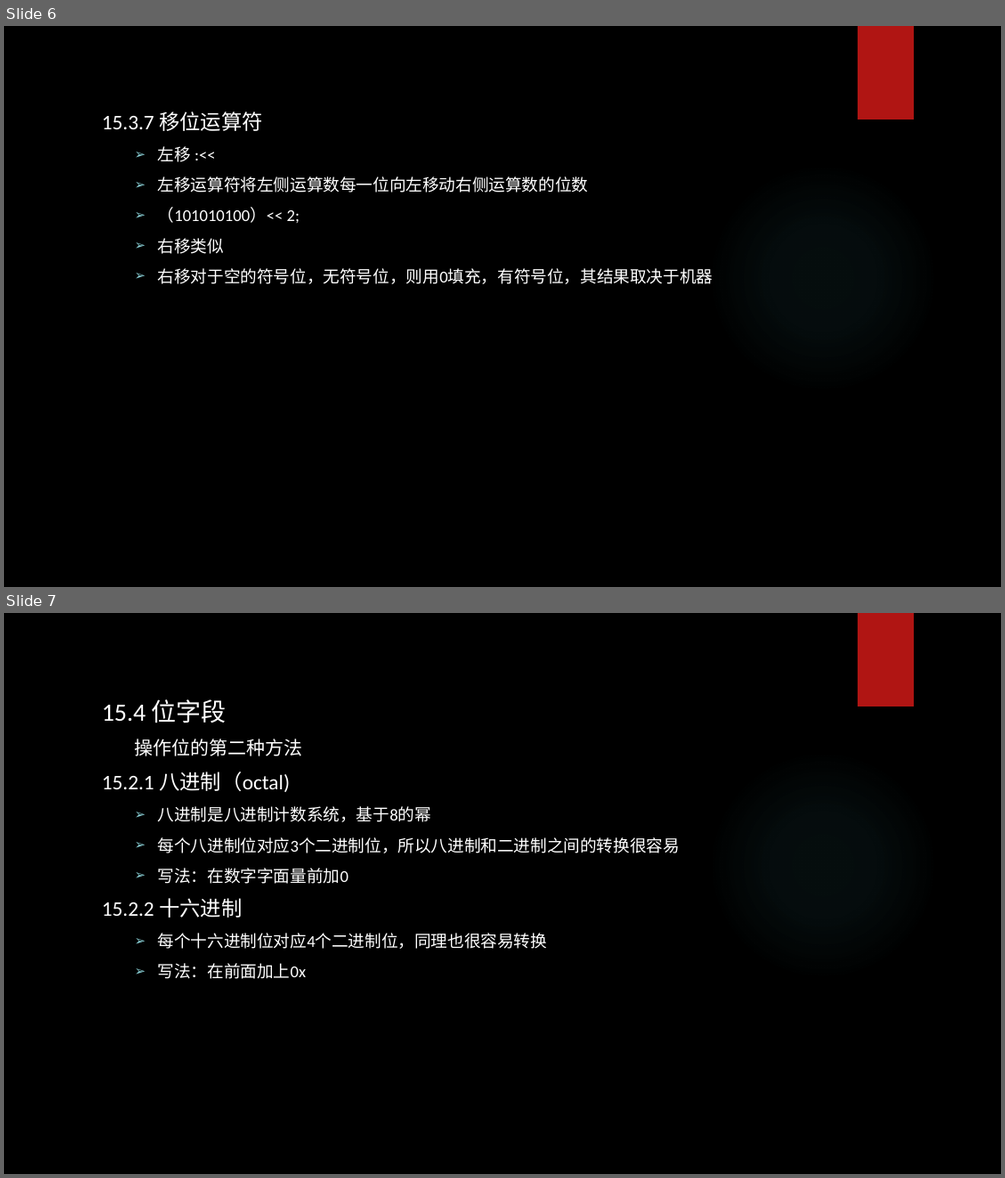
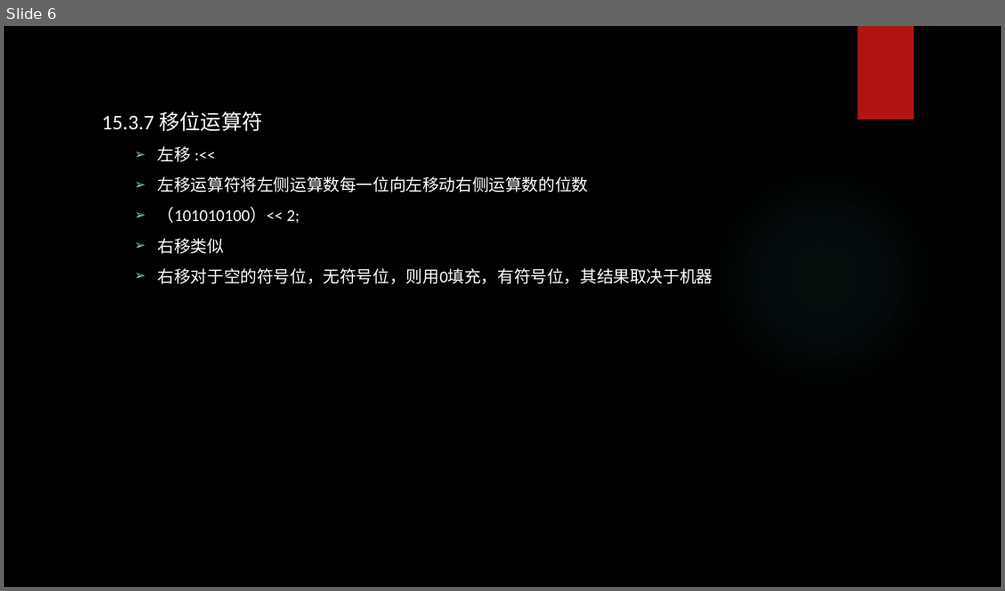
Before and after one commit to tsyin/c_ppt-code, a slide deck: PPT/15 位操作.pptx. Shown one above the other, each under a label of ours: slides 6 and 7 before the commit, slide 6 after it. The pictures are 1005x1178 and 1005x591 pixels, drawn with LibreOffice and Linux fonts; fonts in the diff are those of the drawing; background and template pictures are left out. Boxes give left, top, right and bottom in pixels: in the first picture for what was removed or moved away, otherwise in the second. Text is boxed around its words. In the diff, an @@ line names an element or a change of style, - is before the commit and + after.

```diff
--- a/PPT/15 位操作.pptx
+++ b/PPT/15 位操作.pptx
@@ slide 7 removed at box(4, 613, 1001, 1174), background picture (left out); not listed: 2 template elements that a slide beside it also shows @@
@@ text removed at box(102, 699, 680, 979) @@
-15.4 位字段
-  操作位的第二种方法
-15.2.1 八进制（octal)
-  ➢ 八进制是八进制计数系统，基于8的幂
-  ➢ 每个八进制位对应3个二进制位，所以八进制和二进制之间的转换很容易
-  ➢ 写法：在数字字面量前加0
-15.2.2 十六进制
-  ➢ 每个十六进制位对应4个二进制位，同理也很容易转换
-  ➢ 写法：在前面加上0x
```
Also in this commit, not shown: 4 slides added, 1 other file.
